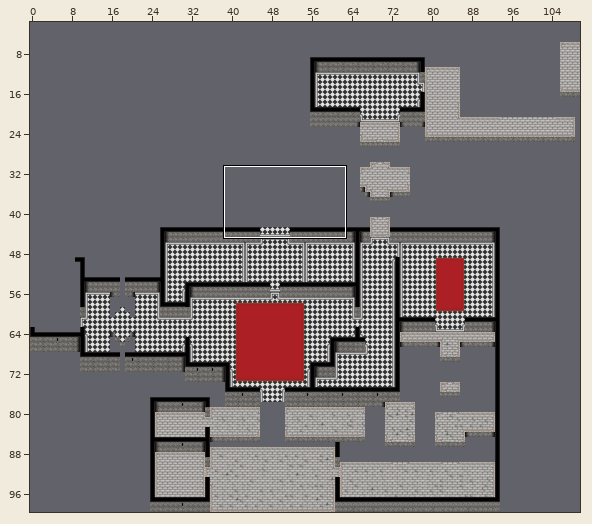
Tiled map: Assets/tileFiles/yucilious.tmx. Above, an overview of the earlier version with the close-up marked.
Close-up. Before:
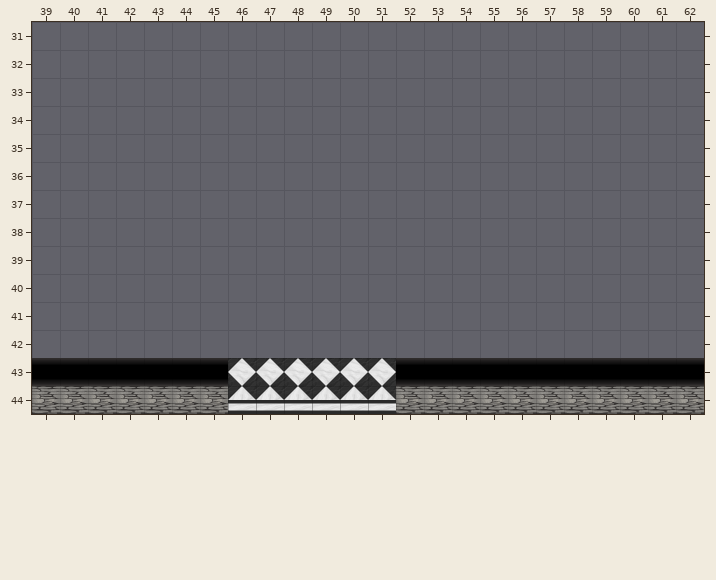
Cells are 64x64 px. Shown: x 39..62, y 31..44. The commit also changed other parts of the map, which this record leaves out.
New version:
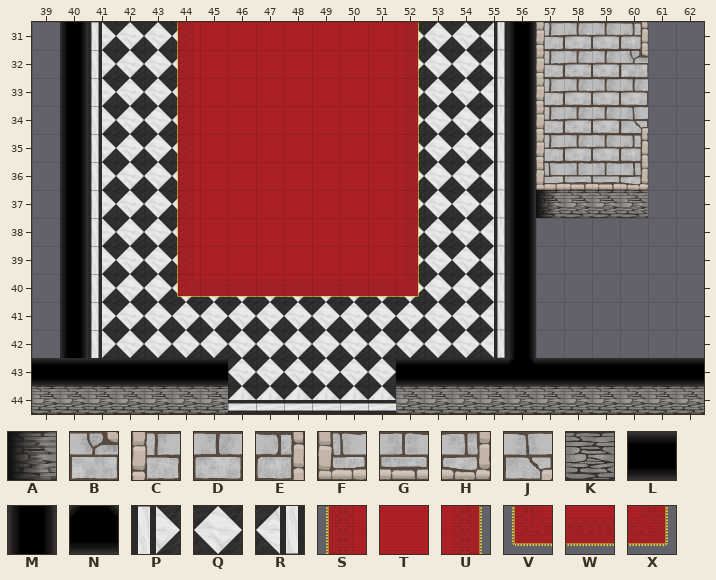
Key: from "shadingTiles": A 2; from "yucilliousEstateTiles": B 5, C 6, D 7, E 8, F 12, G 13, H 14, J 17, K 19, L 22, M 27, N 28; from "yucilliousInterior": P 6, Q 7, R 8, S 24, T 25, U 26, V 30, W 31, X 32.
_ is an empty cell.
Tiles replaced or removed in this view: L.
See-through tiles are keyed as they look on the map.
Changes in this commit:
Changed rows in their new state; . is an unchanged cell.
Layer "Tile Layer 1":
first column x 41:
31 PQQQ.......QQQR.CDDE
32 PQQQ.......QQQR.CDDB
33 PQQQ.......QQQR.CDDD
34 PQQQ.......QQQR.CDDJ
35 PQQQ.......QQQR.CDDE
36 PQQQ.......QQQR.FGGH
37 PQQQ.......QQQR.KKKK
38 PQQQ.......QQQR.....
39 PQQQ.......QQQR.....
40 PQQQQQQQQQQQQQR.....
41 PQQQQQQQQQQQQQR.....
42 PQQQQQQQQQQQQQR.....
Layer "Walls":
first column x 40:
31 M...............M
32 M...............M
33 M...............M
34 M...............M
35 M...............M
36 M...............M
37 M...............M
38 M...............M
39 M...............M
40 M...............M
41 M...............M
42 M...............M
43 ................N
Layer "Rugs":
first column x 44:
31 STTTTTTTU
32 STTTTTTTU
33 STTTTTTTU
34 STTTTTTTU
35 STTTTTTTU
36 STTTTTTTU
37 STTTTTTTU
38 STTTTTTTU
39 STTTTTTTU
40 VWWWWWWWX
Layer "Shading":
first column x 57:
37 A
Changed places in both close-ups, as pixel boxes (x1, y1, x2, y2):
changed: (60, 22, 648, 364)
